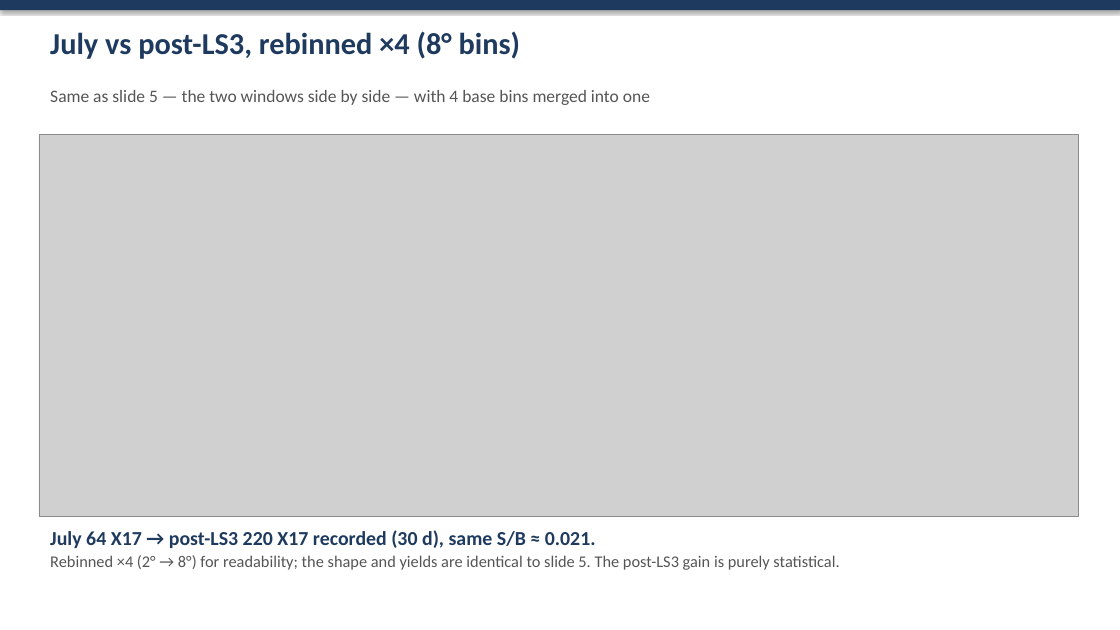
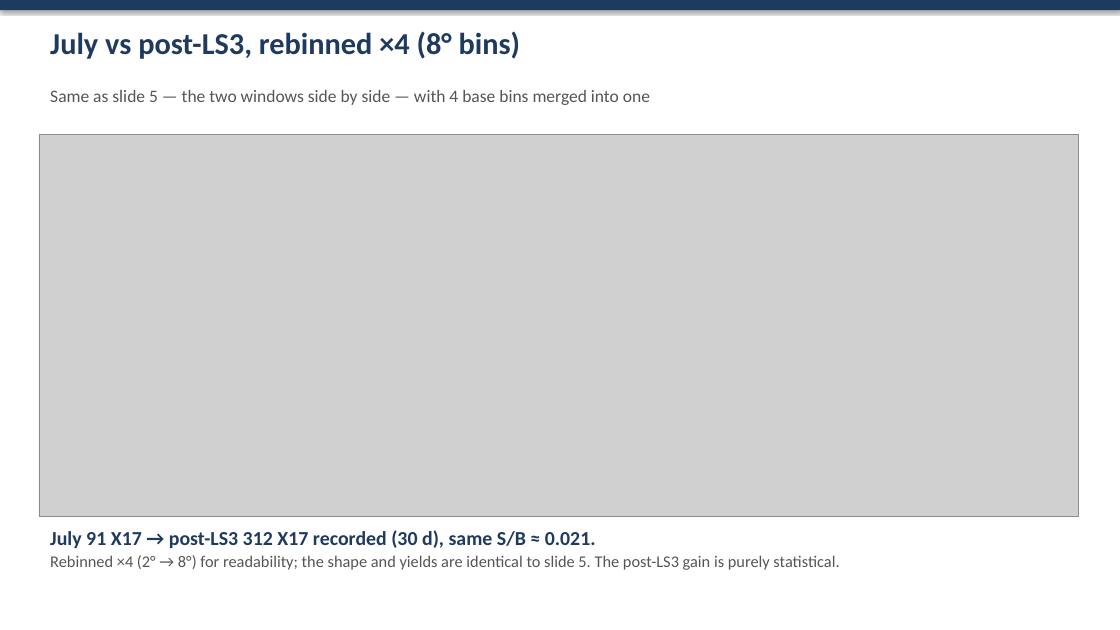
Before and after one commit to Dyn0402/MX17_Full_Geant, a slide deck: slide 16 of docs/slides/MX17_results.pptx. Drawn at 1120x630 pixels with LibreOffice and Linux fonts; fonts in the diff are those of the drawing; grey boxes stand for pictures. Boxes give left, top, right and bottom in pixels: in the first picture for what was removed or moved away, otherwise in the second. Text is boxed around its words. In the diff, an @@ line names an element or a change of style, - is before the commit and + after.

```diff
--- a/docs/slides/MX17_results.pptx
+++ b/docs/slides/MX17_results.pptx
@@ text at box(50, 530, 596, 548): text changed @@
-July 64 X17 → post-LS3 220 X17 recorded (30 d), same S/B ≈ 0.021.
+July 91 X17 → post-LS3 312 X17 recorded (30 d), same S/B ≈ 0.021.
```
Also in this commit, not shown: 6 other slides changed, 6 other files.
